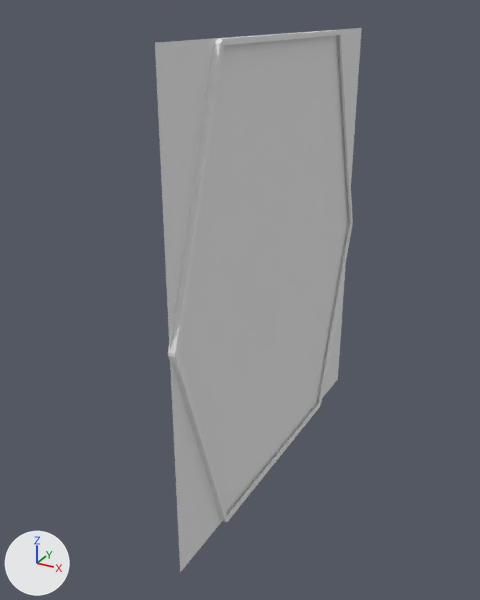
The Blender file public/TieFighter.blend, before and after one commit.
Camera for both pictures: a camera (50 mm lens) standing at (22.4, -31.1, 13.4) and looking at (6.1, -1.4, -1.4). The lights are fixed; the arrows at lower left show +X, +Y and +Z.

The older version as bpy lines, for what is in view:
```python
me_plane = bpy.data.meshes.new('Plane')
me_plane.from_pydata(...)  # 48 vertices, 51 faces, 7 loose edges; spans x -12.2..12.2, y 0.0..10.7, z -0.3..0.1
me_plane_001 = bpy.data.meshes.new('Plane.001')
me_plane_001.from_pydata([(-1.0, -1.0, 0.0), (1.0, -1.0, 0.0), (-1.0, 1.0, 0.0), (1.0, 1.0, 0.0)], [], [(0, 1, 3, 2)])
me_plane_001.materials.append(mat_material_001)  # its picture is missing
ob_plane = bpy.data.objects.new('Plane', me_plane)
ob_plane.location = (8.0, 0.0, 0.0)
ob_plane.rotation_euler = (0.0, 1.571, 0.0)  # degrees (0, 90, 0)
_m = ob_plane.modifiers.new('Mirror', 'MIRROR')
_m.use_axis = (False, True, False)
ob_plane_001 = bpy.data.objects.new('Plane.001', me_plane_001)
ob_plane_001.location = (7.83, 0.0, 0.0)
ob_plane_001.rotation_euler = (-1.571, 3.142, -1.571)  # degrees (-90, 180, -90)
ob_plane_001.scale = (10.7, 12.3, 12.3)
```
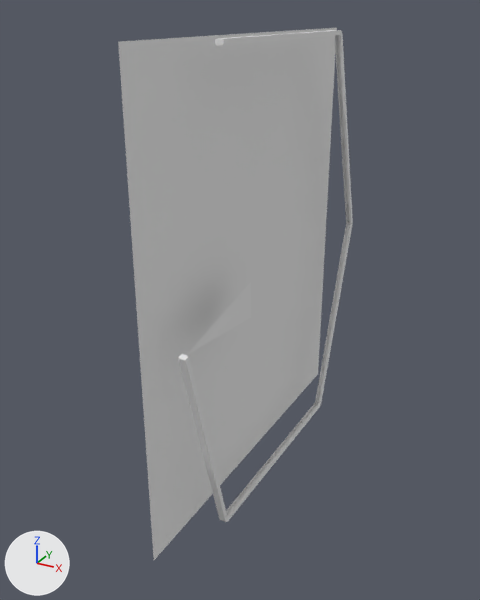
Commit message: Some progress on the tie fighter wing

What differs and where, as boxes (x1, y1, x2, y2) in the pictures (480 x 600 px):
```json
{"object": "Plane.001", "change": "moved", "before": [155, 28, 362, 572], "after": [118, 28, 337, 560]}
{"object": "Plane", "change": "reshaped, modifiers changed", "before": [168, 30, 353, 522], "after": [178, 30, 353, 522]}
{"part": 1, "of": "me_plane", "change": "built on", "before": [219, 30, 341, 521], "after": [178, 30, 341, 522]}
```

Edits to the scene script, one JSON object a line:
```json
{"block": "me_plane", "where": "# used by ob_plane; location = (8.0, 0.0, 0.0); rotation_euler = (0.0, 1.571, 0.0), in degrees (0, 90, 0)"}
{"op": "remove", "block": "me_plane", "code": "me_plane.from_pydata(...)  # 48 vertices, 51 faces, 7 loose edges; spans x -12.2..12.2, y 0.0..10.7, z -0.3..0.1"}
{"op": "add", "block": "me_plane", "code": "me_plane.from_pydata(...)  # 81 vertices, 64 faces, 34 loose edges; spans x -12.2..12.2, y -10.7..10.7, z -0.3..0.6"}
{"block": "me_plane", "change": "me_plane part 1"}
{"block": "me_plane", "change": "15 vertices are removed from x -12.2..12.2, y 0.0..2.8, z -0.3..0.1"}
{"block": "me_plane", "change": "15 faces are deleted"}
{"block": "me_plane", "change": "3 loose edges are deleted"}
{"block": "me_plane", "change": "38 vertices are added at x -3.5..12.2, y -10.7..2.8, z -0.3..0.6"}
{"block": "me_plane", "change": "10 new vertices lie (0.0, -13.0, 0.0) away from vertices in x -12.2..12.2, y 6.5, z -0.2..0.1"}
{"block": "me_plane", "change": "30 loose edges are added"}
{"block": "me_plane", "change": "28 new faces join them"}
{"op": "set", "path": "ob_plane_001.location", "old": "(7.83, 0.0, 0.0)", "new": "(6.23, 0.0, 0.0)"}
{"op": "remove", "block": "ob_plane", "code": "_m = ob_plane.modifiers.new('Mirror', 'MIRROR')"}
{"op": "remove", "block": "ob_plane", "code": "_m.use_axis = (False, True, False)"}
```
